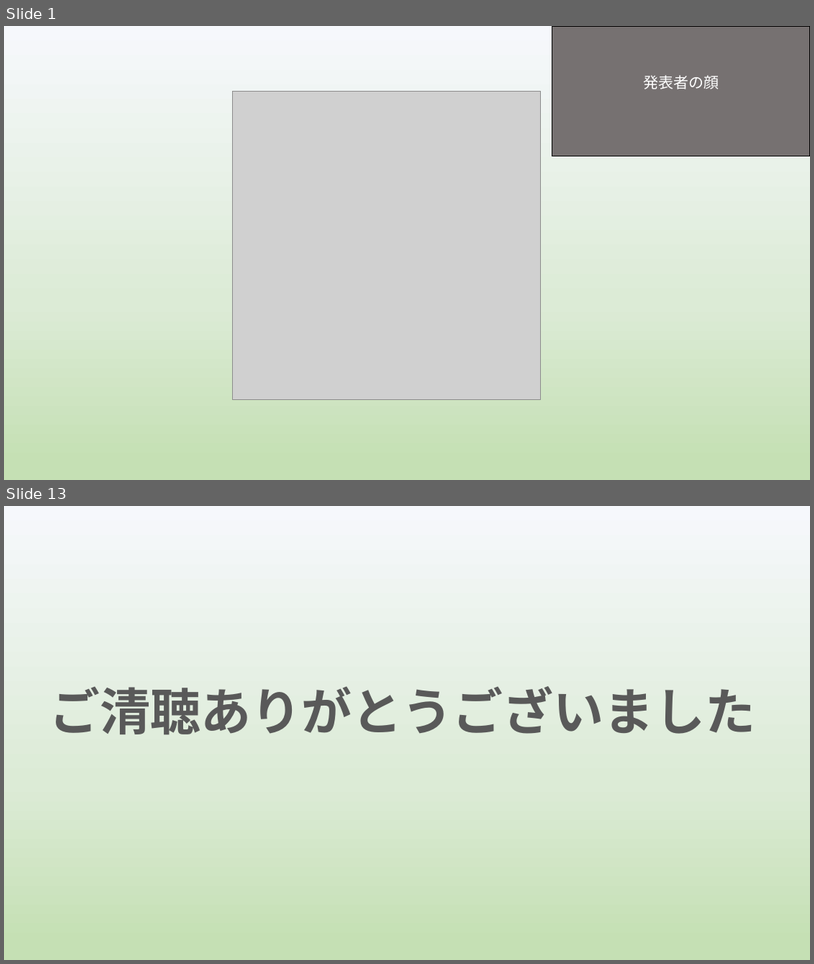
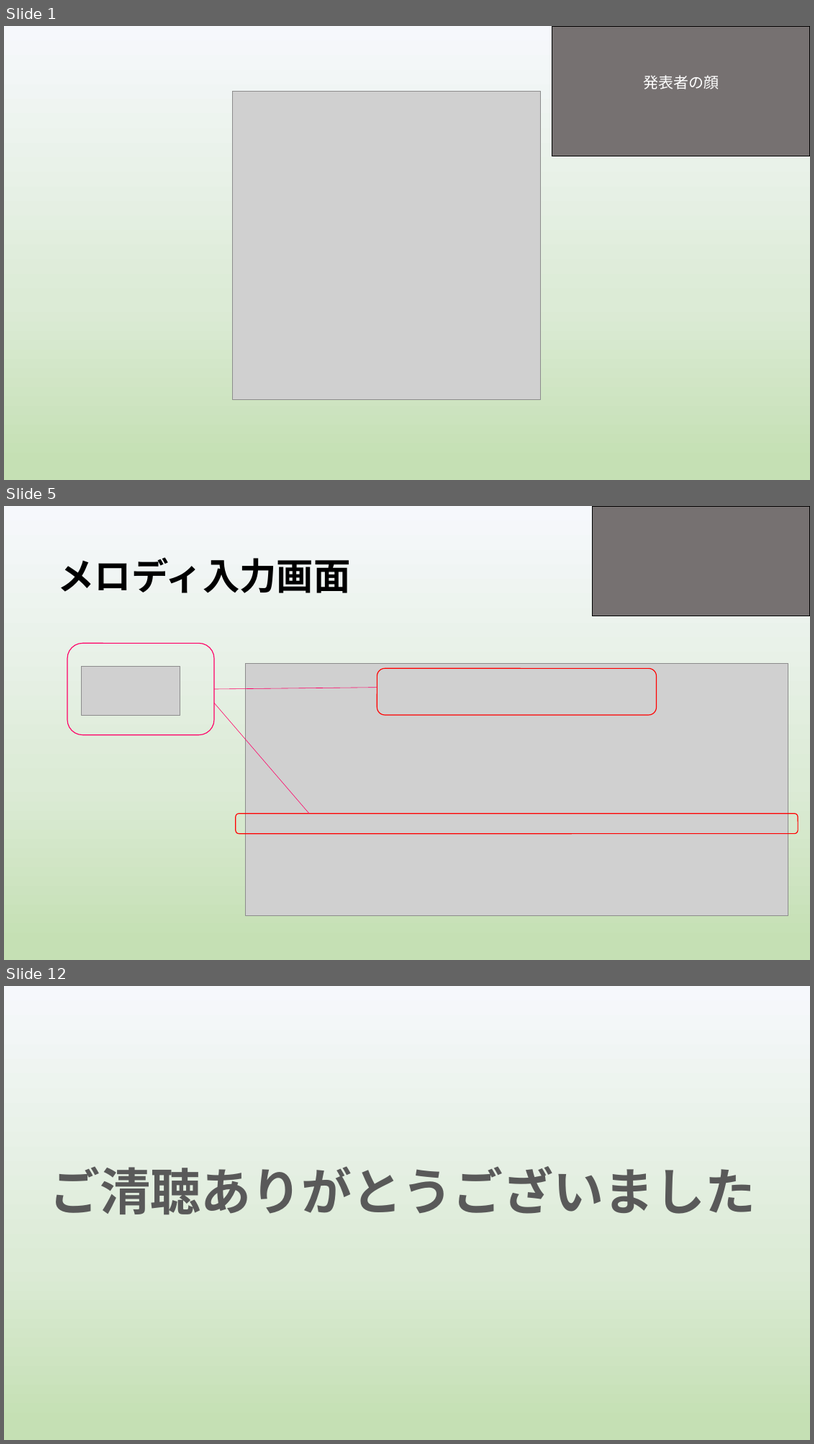
Before and after one commit to yoshitake266/bitComposer_prj, a slide deck: presentation/graduation/bit Composer3 .pptx. Shown one above the other, each under a label of ours: slides 1 and 13 before the commit, slides 1, 5 and 12 after it; the slides between them are not shown. The pictures are 814x964 and 814x1444 pixels, drawn with LibreOffice and Linux fonts; fonts in the diff are those of the drawing; grey boxes stand for pictures. Boxes give left, top, right and bottom in pixels: in the first picture for what was removed or moved away, otherwise in the second. Text is boxed around its words. In the diff, an @@ line names an element or a change of style, - is before the commit and + after.

```diff
--- a/presentation/graduation/bit Composer3 .pptx
+++ b/presentation/graduation/bit Composer3 .pptx
@@ slide 5 added at bbox=[4, 506, 810, 960], background gradient #F6F8FC to #DCEBD6 to #C5E0B4 @@
@@ rectangle added at bbox=[593, 506, 810, 616], fill #767171, outline #000000 1 pt @@
@@ title added at bbox=[57, 557, 350, 593], 44 pt, text #000000, bold @@
+メロディ入力画面
@@ rounded rectangle added at bbox=[67, 644, 214, 735], outline #FF0066 1 pt @@
@@ picture added at bbox=[82, 667, 180, 715] @@
@@ picture added at bbox=[246, 663, 789, 916] @@
@@ rounded rectangle added at bbox=[377, 668, 657, 715], outline #FF0000 1 pt @@
@@ line added from (214, 689) to (377, 687), #FF0066 0.5 pt @@
@@ line added from (214, 703) to (309, 813), #FF0066 0.5 pt @@
@@ rounded rectangle added at bbox=[236, 813, 798, 834], outline #FF0000 1 pt @@
@@ what was slide 13 is now slide 12 @@
```
Also in this commit, not shown: 8 slides changed, 3 other slides added, 2 slides removed, 9 other files.
